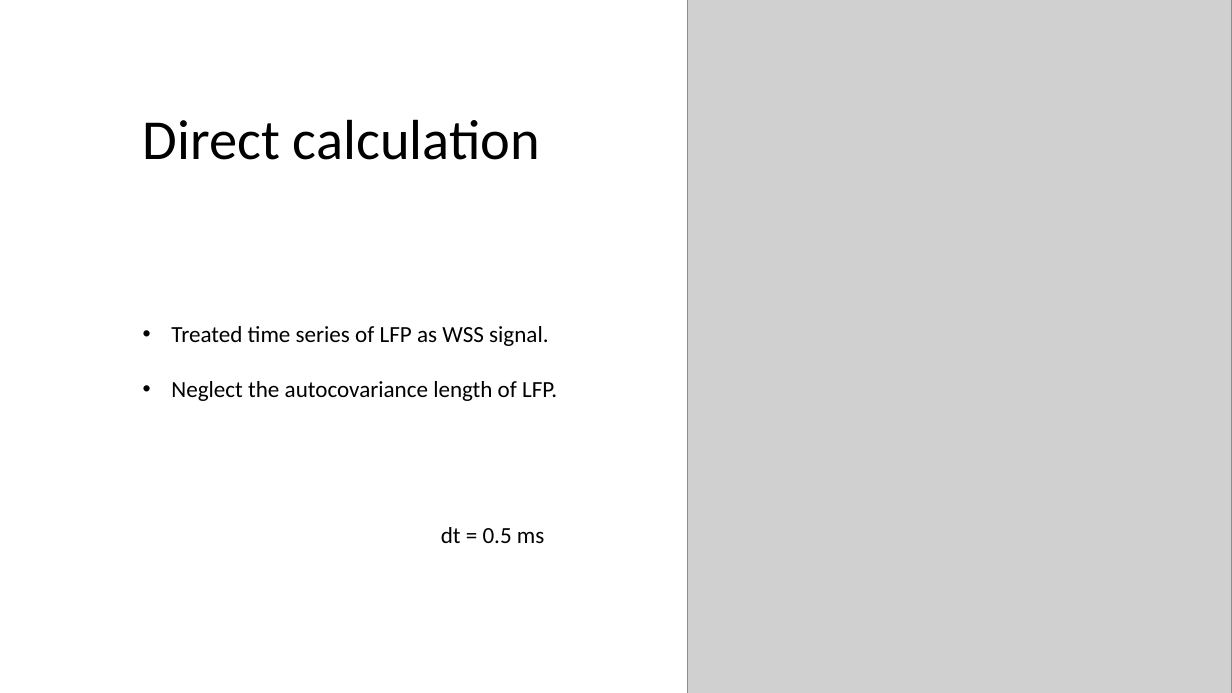
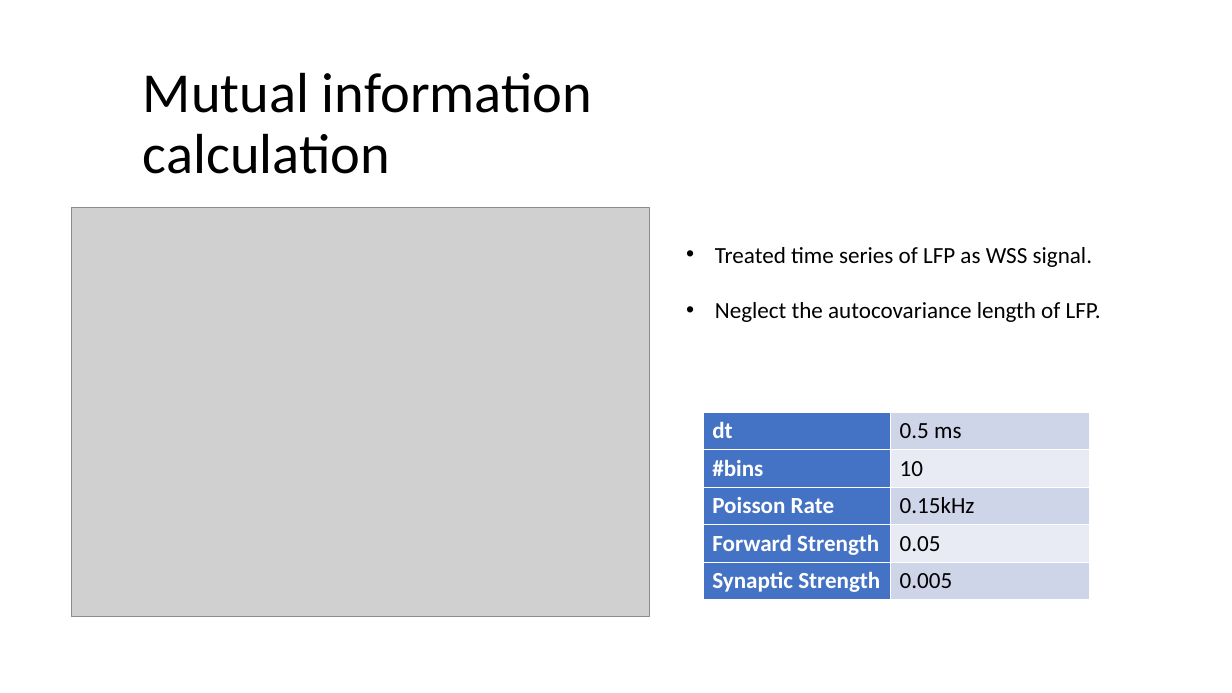
Before and after one commit to NeoNeuron/IF-neuronal-network, a slide deck: slide 4 of reports/oct31/Recent numerical results related to neuronal network simulation.pptx (slide 6 before the commit). Drawn at 1232x693 pixels with LibreOffice and Linux fonts; fonts in the diff are those of the drawing; grey boxes stand for pictures. Boxes give left, top, right and bottom in pixels: in the first picture for what was removed or moved away, otherwise in the second. Text is boxed around its words. In the diff, an @@ line names an element or a change of style, - is before the commit and + after.

```diff
--- a/reports/oct31/Recent numerical results related to neuronal network simulation.pptx
+++ b/reports/oct31/Recent numerical results related to neuronal network simulation.pptx
@@ picture removed at [688, 0, 1232, 693] @@
@@ title at [143, 72, 592, 174]: text changed @@
-Direct calculation
+Mutual information calculation
@@ picture added at [72, 208, 650, 617] @@
@@ text "Treated time series of LFP ...": place and size @@
-text "Treated time series of LFP ..." at [171, 326, 557, 401]
+text "Treated time series of LFP ..." at [715, 247, 1101, 322]
@@ table added at [703, 412, 1090, 600], 5 rows, 2 columns @@
+dt | 0.5 ms
+#bins | 10
+Poisson Rate | 0.15kHz
+Forward Strength | 0.05
+Synaptic Strength | 0.005
@@ text removed at [441, 527, 544, 543] @@
-dt = 0.5 ms
```
Also in this commit, not shown: 16 other slides changed, 1 slide added, 13 slides removed, 44 other files.
